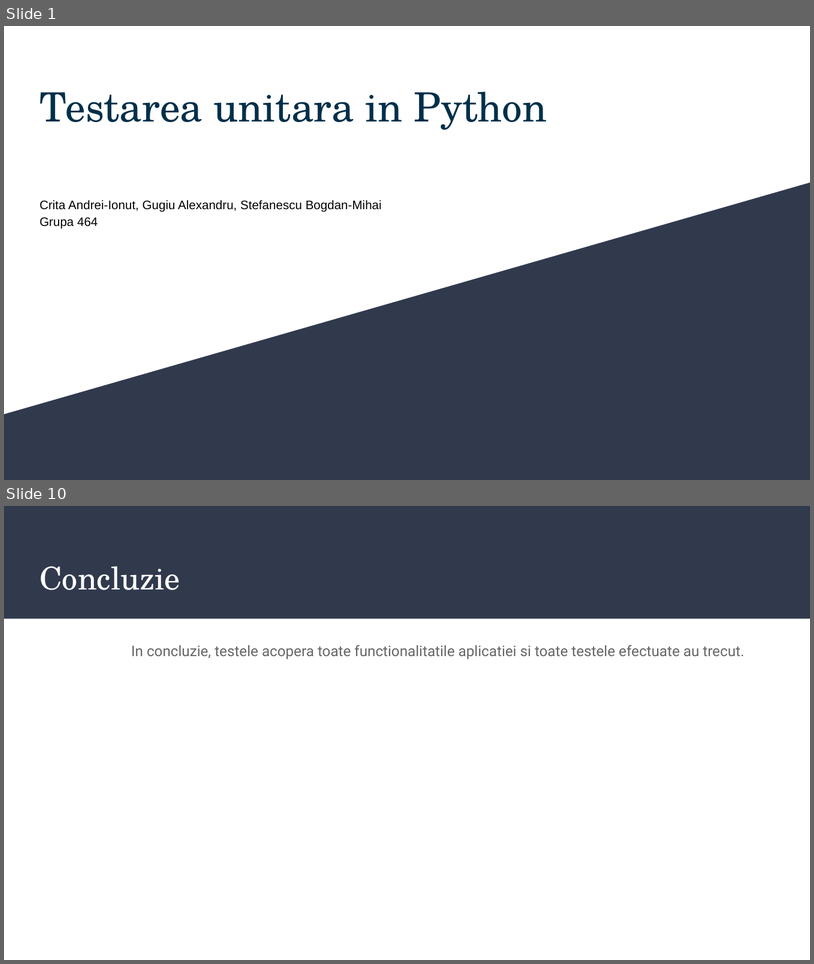
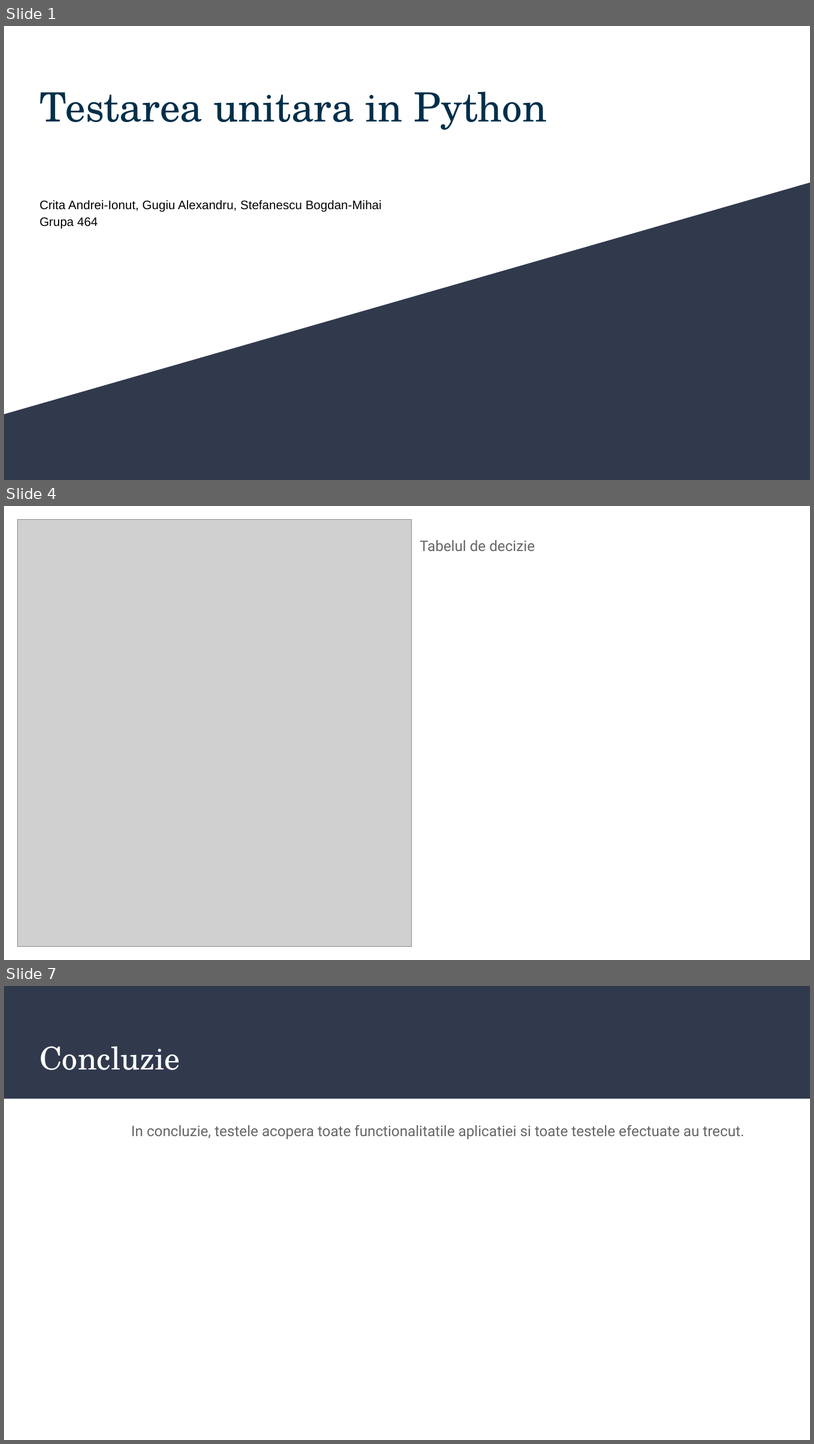
Before and after one commit to Bogdanstef20/ProiectTSS, a slide deck: Prezentare_TSS.pptx. Shown one above the other, each under a label of ours: slides 1 and 10 before the commit, slides 1, 4 and 7 after it; the slides between them are not shown. The pictures are 814x964 and 814x1444 pixels, drawn with LibreOffice and Linux fonts; fonts in the diff are those of the drawing; grey boxes stand for pictures. Boxes give left, top, right and bottom in pixels: in the first picture for what was removed or moved away, otherwise in the second. Text is boxed around its words. In the diff, an @@ line names an element or a change of style, - is before the commit and + after.

```diff
--- a/Prezentare_TSS.pptx
+++ b/Prezentare_TSS.pptx
@@ slide 4 added at (x1=4, y1=506, x2=810, y2=960), background #FFFFFF @@
@@ picture added at (x1=18, y1=520, x2=412, y2=946) @@
@@ text added at (x1=420, y1=540, x2=535, y2=551), 13 pt, text #666666 @@
+Tabelul de decizie
@@ what was slide 10 is now slide 7 @@
```
Also in this commit, not shown: 1 slide changed, 3 other slides added, 7 slides removed.
